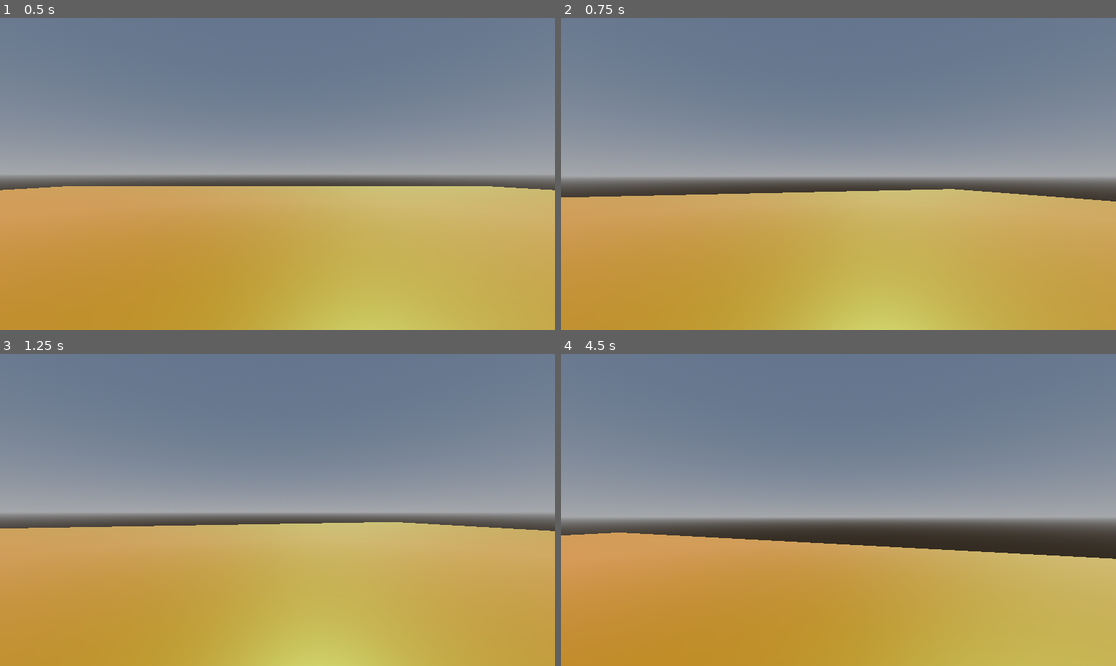
Above: before the commit, frames 1-4 (two rows, left to right).
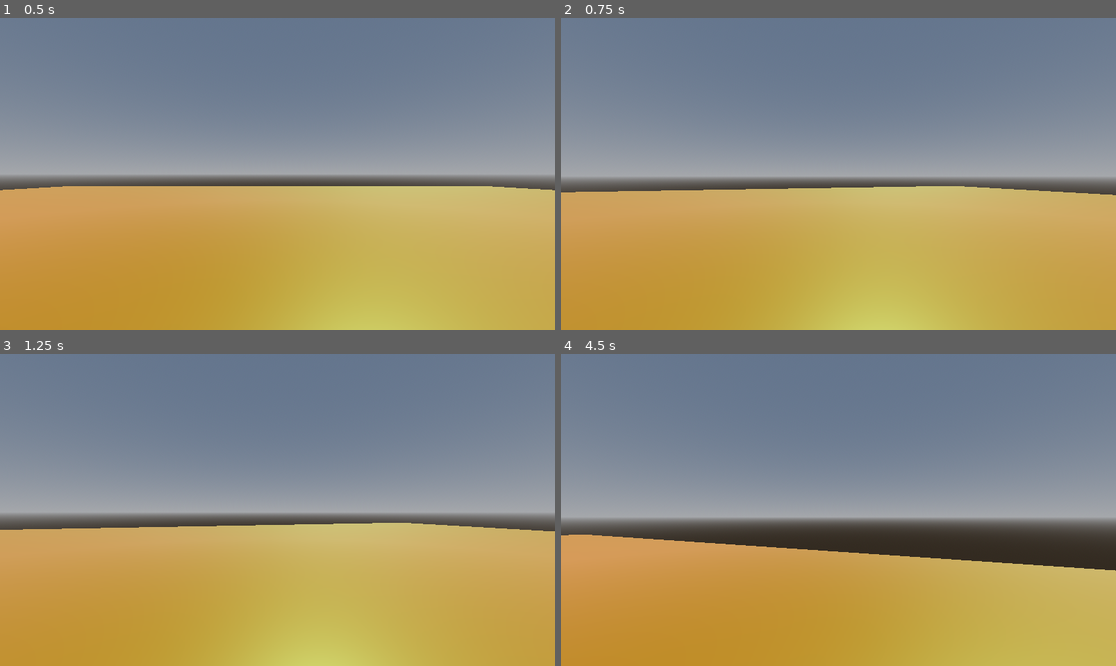
Above: after the commit, the same moments.

Repository: Nyedveg/Hop-Shot
Game: Godot game, scene res://MAIN.tscn
Two runs of this game, one before a commit and one after it. Both use one fixed random seed, a clock stepped at 60 frames per second and the inputs below.
Inputs (mouse positions are in pixels of both pictures, inside the frame that each line leads up to):
- Up to frame 1 (0.5 s): no input
- Up to frame 2 (0.75 s): tap Enter (ui_accept) at 0.5 s; move the mouse to (866, 174) at 0.52 s; hold W (MOVE_FORWARD) from 0.53 s (still down); click (866, 174) at 0.6 s
- Up to frame 3 (1.25 s): keep holding W (MOVE_FORWARD); tap Enter (ui_accept) at 0.77, 0.8, 1.07 s
- Up to frame 4 (4.5 s): keep holding W (MOVE_FORWARD); move the mouse to (810, 510) at 1.27 s; tap Enter (ui_accept) at 1.35, 1.52, 1.82, 2.3, 3.02, 3.32, 3.77, 3.8, 4.07 s; click (810, 510) at 1.55 s; move the mouse to (849, 503) at 2.02 s; tap Q (PICKUP) at 2.1 s; move the mouse to (832, 516) at 2.77 s; tap Ctrl (crouch) at 2.85 s; click (832, 516) at 3.05 s; move the mouse to (877, 513) at 3.52 s; click (877, 513) at 3.6 s; move the mouse to (794, 506) at 4.27 s; tap Shift (sprint, bound only after the commit) at 4.35 s

Frame 1 is identical in both runs. In frame 2, 1.4% of the frame differs, in the area x 0-100%, y 53-59%; in frame 3, 0.3%; in frame 4, 2.3%, in the area x 1-100%, y 57-70%.

Commit message:
Added rocket jumping and projectile collision logic

Diff:
--- a/MAIN.tscn
+++ b/MAIN.tscn
@@ -1,6 +1,7 @@
-[gd_scene load_steps=4 format=3 uid="uid://b3tejip5bt721"]
+[gd_scene load_steps=5 format=3 uid="uid://b3tejip5bt721"]
 
 [ext_resource type="PackedScene" uid="uid://c2h5wi5d0wwxc" path="res://PLAYER/Player.tscn" id="1_for5s"]
+[ext_resource type="Script" path="res://Main_level_script.gd" id="1_it46c"]
 [ext_resource type="PackedScene" uid="uid://bxlhpwp5e5gig" path="res://WEAPONS/weapon.tscn" id="2_cfkjj"]
 
 [sub_resource type="StandardMaterial3D" id="StandardMaterial3D_ukhvu"]
@@ -11,6 +12,7 @@
 emission_energy_multiplier = 1.84
 
 [node name="Node3D" type="Node3D"]
+script = ExtResource("1_it46c")
 
 [node name="DirectionalLight3D" type="DirectionalLight3D" parent="."]
 transform = Transform3D(-0.866024, -0.433016, 0.250001, 0, 0.499998, 0.866026, -0.500003, 0.749999, -0.43301, 0, 8.72539, 0)
@@ -26,3 +28,20 @@
 
 [node name="weapon" parent="." instance=ExtResource("2_cfkjj")]
 transform = Transform3D(1, 0, 0, 0, 1, 0, 0, 0, 1, 1.80221, 0.0575008, 4.6292)
+
+[node name="CSGBox3D4" type="CSGBox3D" parent="."]
+transform = Transform3D(1, 0, 0, 0, 0.773498, -0.6338, 0, 0.6338, 0.773498, 0, 19.9316, 5.73489)
+use_collision = true
+size = Vector3(3.82837, 3.09546, 1)
+
+[node name="CSGBox3D3" type="CSGBox3D" parent="."]
+transform = Transform3D(1, 0, 0, 0, 0.909396, 0.415932, 0, -0.415932, 0.909396, 0, 10.8057, -1.68509)
+use_collision = true
+size = Vector3(3.82837, 3.09546, 1)
+
+[node name="CSGBox3D2" type="CSGBox3D" parent="."]
+transform = Transform3D(1, 0, 0, 0, 0.699776, -0.714363, 0, 0.714363, 0.699776, 0, 2.09771, 6.1888)
+use_collision = true
+size = Vector3(3.82837, 3.09546, 1)
+
+[connection signal="shot_fired" from="Player" to="." method="_on_player_shot_fired"]
--- /dev/null
+++ b/Main_level_script.gd
@@ -0,0 +1,17 @@
+extends Node3D
+
+var collider_obj = preload( "res://collider.tscn")
+
+# Called when the node enters the scene tree for the first time.
+func _ready():
+	pass # Replace with function body.
+
+
+# Called every frame. 'delta' is the elapsed time since the previous frame.
+func _process(delta):
+	pass
+
+func _on_player_shot_fired(position):
+	var collider = collider_obj.instantiate()
+	add_child(collider)
+	collider.position = position
--- a/PLAYER/Player.gd
+++ b/PLAYER/Player.gd
@@ -32,7 +32,9 @@
 var is_forward_moving = false
 var direction = Vector3()
 #WEAPON VARIABLES
-var damage = 100 #filler
+var damage = 100
+
+signal shot_fired(position)
 
 # PLAYER.
 @onready var head := $Head
@@ -93,6 +95,7 @@
 			hand_anim.play("firing_animation")
 		if aimcast.is_colliding():
 			var target = aimcast.get_collider()
+			emit_signal("shot_fired", aimcast.get_collision_point())
 
 	# IF ESCAPE IS PRESSED IT WILL SHOW THE MOUSE CURSOR.
 	if Input.is_action_just_pressed("ui_cancel"):
@@ -124,10 +127,10 @@
 		accel = accel_normal
 		velocity.y -= jump_velocity
 	# HANDLES JUMP.
-	if Input.is_action_just_pressed("ui_accept") and is_on_floor():
+	#if Input.is_action_just_pressed("ui_accept") and is_on_floor():
 	# IF THE PLAYER PRESSES THE "ui_accept" AND WHEN THE CHARACTER IS ON THE FLOOR,
 	# SET THE Y VELOCITY TO THE JUMP VELOCITY.
-		velocity.y = jump_velocity
+	#	velocity.y = jump_velocity
 	#MAKES IT MOVE.
 	velocity = velocity.lerp(direction * speed, accel * delta)
 	#MOVES THE BODY BASED ON VELOCITY.
--- a/PLAYER/Player.tscn
+++ b/PLAYER/Player.tscn
@@ -47,7 +47,8 @@
 "firing_animation": SubResource("Animation_vwggl")
 }
 
-[node name="Player" type="CharacterBody3D"]
+[node name="Player" type="CharacterBody3D" groups=["movable"]]
+wall_min_slide_angle = 0.0
 script = ExtResource("1_8knlq")
 
 [node name="CollisionShape3D" type="CollisionShape3D" parent="."]
@@ -69,7 +70,8 @@
 }
 
 [node name="AimCast" type="RayCast3D" parent="Head/Camera3D"]
-target_position = Vector3(0, 0, -1000)
+transform = Transform3D(1, 0, 0, 0, 1, 0, 0, 0, 1, 0.180045, 0, 0)
+target_position = Vector3(0, 0, -100)
 
 [node name="Head_check" type="RayCast3D" parent="."]
 transform = Transform3D(1, 0, 0, 0, 1, 0, 0, 0, 1, 0, 0.501792, 0)
--- /dev/null
+++ b/bullet_collider_script.gd
@@ -0,0 +1,28 @@
+extends CSGSphere3D
+
+@export var x_speed = 7
+@export var z_speed = 7
+@export var y_speed = 17
+
+@onready var timer = $Timer
+
+# Called when the node enters the scene tree for the first time.
+func _ready():
+	timer.set_wait_time(0.1)
+	timer.start()
+
+# Called every frame. 'delta' is the elapsed time since the previous frame.
+func _process(delta):
+	pass
+
+func _on_area_3d_body_entered(body):
+	if body.is_in_group("movable"):
+		var projectile_vector = body.position - position
+		body.velocity.y = projectile_vector.y * y_speed
+		body.velocity.x = projectile_vector.x * x_speed
+		body.velocity.z = projectile_vector.z * z_speed
+		queue_free()
+
+
+func _on_timer_timeout():
+	queue_free()
--- /dev/null
+++ b/collider.tscn
@@ -0,0 +1,23 @@
+[gd_scene load_steps=4 format=3 uid="uid://b8k7wuwngd6pi"]
+
+[ext_resource type="Script" path="res://bullet_collider_script.gd" id="1_cjesr"]
+
+[sub_resource type="StandardMaterial3D" id="StandardMaterial3D_b3vnj"]
+albedo_color = Color(1, 0, 0, 1)
+
+[sub_resource type="SphereShape3D" id="SphereShape3D_4bhyt"]
+radius = 2.30166
+
+[node name="Collider" type="CSGSphere3D"]
+material = SubResource("StandardMaterial3D_b3vnj")
+script = ExtResource("1_cjesr")
+
+[node name="Timer" type="Timer" parent="."]
+
+[node name="Area3D" type="Area3D" parent="."]
+
+[node name="CollisionShape3D" type="CollisionShape3D" parent="Area3D"]
+shape = SubResource("SphereShape3D_4bhyt")
+
+[connection signal="timeout" from="Timer" to="." method="_on_timer_timeout"]
+[connection signal="body_entered" from="Area3D" to="." method="_on_area_3d_body_entered"]
--- a/project.godot
+++ b/project.godot
@@ -49,7 +49,8 @@
 }
 sprint={
 "deadzone": 0.5,
-"events": []
+"events": [Object(InputEventKey,"resource_local_to_scene":false,"resource_name":"","device":-1,"window_id":0,"alt_pressed":false,"shift_pressed":false,"ctrl_pressed":false,"meta_pressed":false,"pressed":false,"keycode":0,"physical_keycode":4194325,"key_label":0,"unicode":0,"echo":false,"script":null)
+]
 }
 PICKUP={
 "deadzone": 0.5,
@@ -61,3 +62,8 @@
 "events": [Object(InputEventMouseButton,"resource_local_to_scene":false,"resource_name":"","device":-1,"window_id":0,"a …(253 unchanged characters)…
 ]
 }
+
+[physics]
+
+3d/default_gravity=15.3
+2d/default_gravity=930.0
